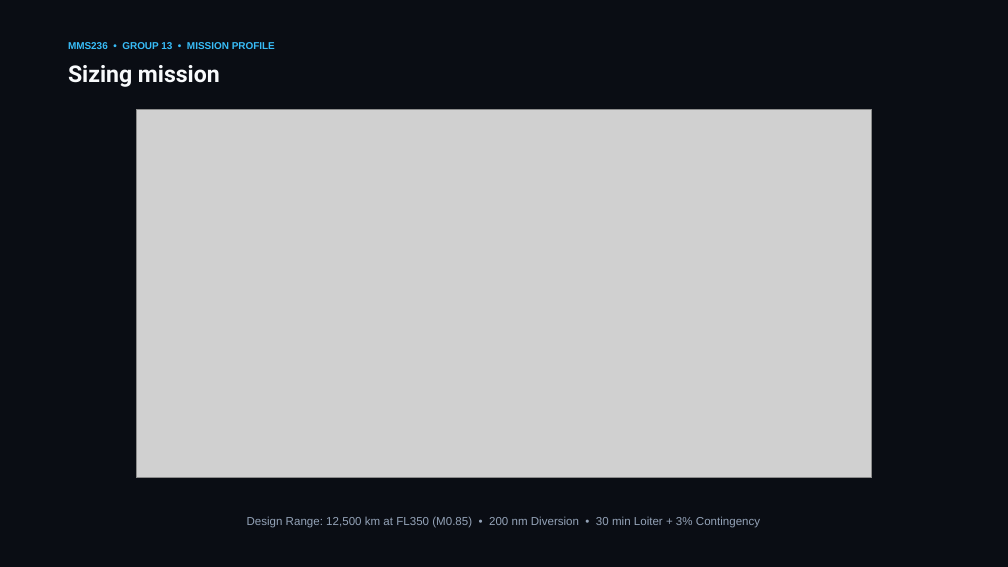
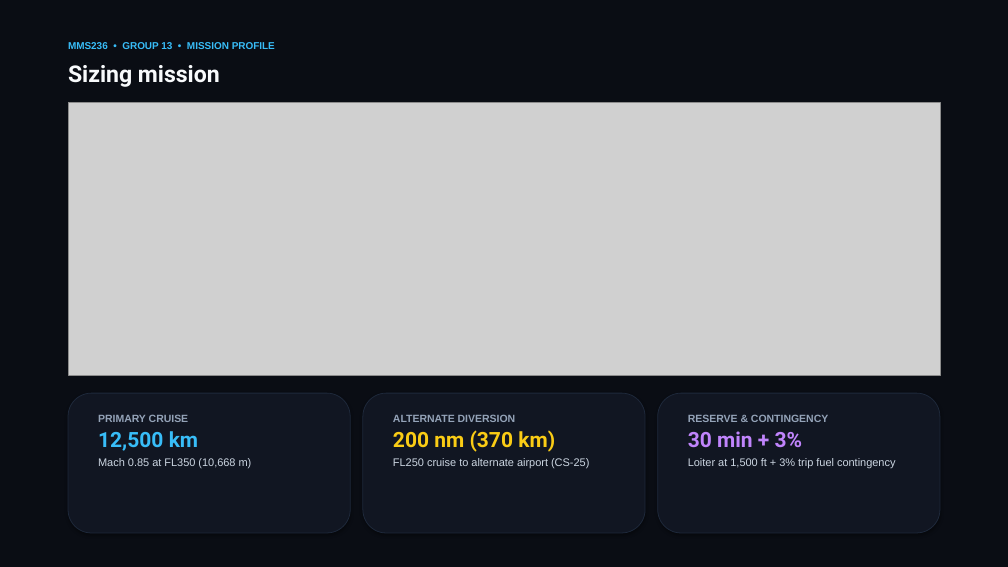
Before and after one commit to Deeprockz22/Aircraft-Design, a slide deck: slide 3 of Aircraft_Design_DT1_EXAELIA_Group13.pptx. Drawn at 1008x567 pixels with LibreOffice and Linux fonts; fonts in the diff are those of the drawing; grey boxes stand for pictures. Boxes give left, top, right and bottom in pixels: in the first picture for what was removed or moved away, otherwise in the second. Text is boxed around its words. In the diff, an @@ line names an element or a change of style, - is before the commit and + after.

Commit message:
Tweak Slide 2 & 3 layouts with split-stage sketch pillars and CS-25 mission cards

```diff
--- a/Aircraft_Design_DT1_EXAELIA_Group13.pptx
+++ b/Aircraft_Design_DT1_EXAELIA_Group13.pptx
@@ picture resized from (x1=136, y1=110, x2=872, y2=478) to (x1=68, y1=102, x2=940, y2=375) @@
@@ rounded rectangle added at (x1=68, y1=393, x2=350, y2=533), fill #111622, outline #1E293B 0.75 pt @@
@@ text added at (x1=98, y1=415, x2=252, y2=468), 10.5 pt, text #CBD5E1 @@
+PRIMARY CRUISE
+12,500 km
+Mach 0.85 at FL350 (10,668 m)
@@ rounded rectangle added at (x1=363, y1=393, x2=645, y2=533), fill #111622, outline #1E293B 0.75 pt @@
@@ text added at (x1=393, y1=415, x2=589, y2=468), 10.5 pt, text #CBD5E1 @@
+ALTERNATE DIVERSION
+200 nm (370 km)
+FL250 cruise to alternate airport (CS-25)
@@ rounded rectangle added at (x1=658, y1=393, x2=940, y2=533), fill #111622, outline #1E293B 0.75 pt @@
@@ text added at (x1=688, y1=415, x2=895, y2=468), 10.5 pt, text #CBD5E1 @@
+RESERVE & CONTINGENCY
+30 min + 3%
+Loiter at 1,500 ft + 3% trip fuel contingency
@@ text removed at (x1=247, y1=516, x2=760, y2=528) @@
-Design Range: 12,500 km at FL350 (M0.85) • 200 nm Diversion • 30 min Loiter + 3% Contingency
```
Also in this commit, not shown: 1 slide added, 1 slide removed, 2 other files.
